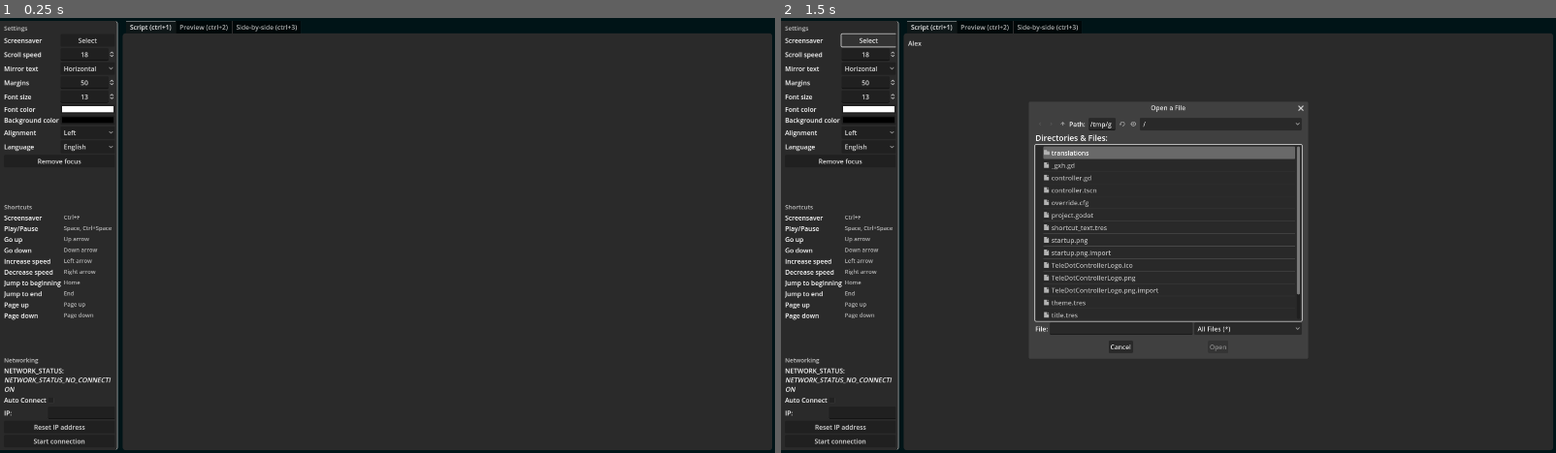
Above: before the commit, frames 1-2 (left to right).
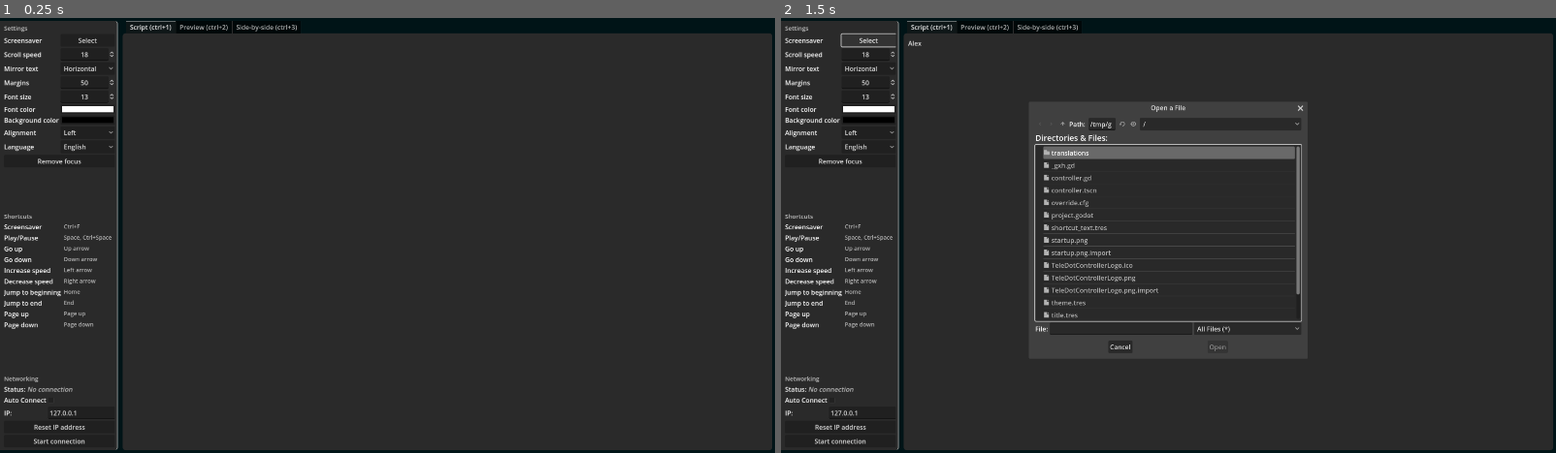
Above: after the commit, the same moments.

Repository: VoylinsGamedevJourney/teledot
Game: Godot game, scene res://controller.tscn
Same seed, same stepped clock (60 frames per second), same inputs: the game is played once before the commit and once after it.
Inputs (mouse positions are in pixels of both pictures, inside the frame that each line leads up to):
- Up to frame 1 (0.25 s): no input
- Up to frame 2 (1.5 s): click (1230, 239) at 0.52 s; type "Alex" at 0.6 s; click "Select" at 1.25 s

The runs differ from the first frame. In frame 1, 1.2% of the frame differs, in the area x 0-15%, y 42-92%; in frame 2, 1.4%, in the area x 0-68%, y 20-92%.
Error before the commit: Invalid type in function 'new' in base 'GDScript'. The Object-derived class of argument 1 (RichTextLabel) is not a subclass of the expected argument class. (re…

Commit message:
Code cleanup

Diff:
--- a/src_controller/controller.gd
+++ b/src_controller/controller.gd
@@ -1,5 +1,4 @@
 extends ColorRect
-
 ## TeleDot controller's job is to connect to the TeleDot view and
 ## send all necesarry data. This data includes commands and settings.
 ##
@@ -9,6 +8,10 @@
 
 enum LANGUAGE {ENGLISH, JAPANESE, FRENCH, CHINESE_TAIWAN}
 
+
+###############################################################
+## VARIABLES  #################################################
+
 # Paths:
 const SETTINGS_FILE := "user://settings"
 
@@ -20,9 +23,11 @@
 
 var preview_alignment := "left"
 
+###############################################################
+## FUNCTIONS  #################################################
 
 func _ready() -> void:
-	var version_check := VersionCheck.new(%UpdateAvailableLabel)
+	var _version_check := VersionCheck.new(self, %UpdateAvailableLabel)
 	# Hiding the screensaver incase it was visible when building.
 	$Screensaver.visible = false
 	load_settings()
@@ -106,136 +111,7 @@
 		%ScrollSpeedSpinBox.value += 1
 
 
-func connection_changed() -> void:
-	set_connection_text()
-	# Sending all necesarry data to view
-	if status == client.STATUS_CONNECTED:
-		send_command("change_script", %ScriptTextEdit.text)
-		var settings := FileAccess.open(SETTINGS_FILE, FileAccess.READ)
-		var settings_data: Dictionary = settings.get_var()
-		settings.close()
-		for setting in settings_data:
-			if setting in ["language", "ip", "auto_connect"]:
-				continue
-			send_command("change_%s" % setting, settings_data[setting])
-
-
-func set_connection_text(_status: int = status) -> void:
-	var text: Array = [tr("NETWORK_STATUS")]
-	match _status:
-		client.STATUS_NONE:
-			text.append_array(["gray", tr("NETWORK_STATUS_NO_CONNECTION")])
-		client.STATUS_ERROR:
-			text.append_array(["red", tr("NETWORK_STATUS_ERROR")])
-		client.STATUS_CONNECTING:
-			text.append_array(["purple", tr("NETWORK_STATUS_CONNECTING")])
-		client.STATUS_CONNECTED:
-			text.append_array(["green", tr("NETWORK_STATUS_CONNECTED")])
-		_:
-			text = ["red", _status]
-	%NetworkStatusLabel.text = "%s [i][color=%s]%s[/color][/i]" % text
-
-
-func send_command(key:String, value) -> void:
-	if client == null:
-		return
-	if client.get_status() == 2:
-		client.put_var([key,value])
-
-
-func _on_connection_button_pressed() -> void:
-	if client == null:
-		# Start connection
-		%ConnectionButton.text = "Stop connection"
-		status = client.STATUS_NONE
-		client = StreamPeerTCP.new()
-		client.connect_to_host(%IPLineEdit.text, PORT)
-	else:
-		# Stop connection
-		%ConnectionButton.text = "Start connection"
-		client = null
-		set_connection_text(client.STATUS_NONE)
-	get_viewport().gui_release_focus()
-
-
-func _on_alignment_option_item_selected(index: int) -> void:
-	match index:
-		0:
-			preview_alignment = "left"
-		1:
-			preview_alignment = "center"
-		2:
-			preview_alignment = "right"
-	var preview_text = "[_]%s[_]".replace('_', preview_alignment)
-	%sbsPreview.text = preview_text % %sbsTextEdit.text
-	%ScriptPreview.text = preview_text % %sbsTextEdit.text
-	save_setting("alignment", index)
-	send_command("change_alignment", index)
-
-
-func _on_mirror_option_button_item_selected(index: int) -> void:
-	save_setting("mirror", index)
-	send_command("change_mirror", index)
-
-
-func _on_font_color_picker_changed(_color: Color) -> void:
-	%sbsPreview.self_modulate = _color
-	%ScriptPreview.self_modulate = _color
-	save_setting("color_text", _color)
-	send_command("change_color_text", _color)
-
-
-func _on_background_color_picker_changed(_color: Color) -> void:
-	%PreviewBackground1.color = _color
-	%PreviewBackground2.color = _color
-	save_setting("color_background", _color)
-	send_command("change_color_background", _color)
-
-
-func _on_margin_spin_box_value_changed(value: float) -> void:
-	save_setting("margin", value)
-	send_command("change_margin", value)
-
-
-func _on_scroll_speed_spin_box_value_changed(value: float) -> void:
-	save_setting("scroll_speed", value)
-	send_command("change_scroll_speed", value)
-
-
-func _on_font_size_spin_box_value_changed(value: float) -> void:
-	save_setting("font_size", value)
-	send_command("change_font_size", value)
-
-
-func _on_language_option_button_item_selected(value: int) -> void:
-	save_setting("language", value)
-	set_language(value)
-
-
-func _on_auto_connect_button_toggled(button_pressed):
-	save_setting("auto_connect", button_pressed)
-	%IPLabel.visible = !button_pressed
-	%IPLineEdit.visible = !button_pressed
-	%ResetIP.visible = !button_pressed
-	if listener != null and !listener.is_bound() and listener.bind(PORT) != OK:
-		print("Failed to bind to: %s!" % PORT)
-
-
-func set_language(value:int) -> void:
-	match value:
-		LANGUAGE.ENGLISH:
-			TranslationServer.set_locale("en")
-		LANGUAGE.JAPANESE:
-			TranslationServer.set_locale("ja")
-		LANGUAGE.FRENCH:
-			TranslationServer.set_locale("fr")
-		LANGUAGE.CHINESE_TAIWAN:
-			TranslationServer.set_locale("zh_TW")
-	# Set tab translations correct
-	%ScriptPanel.get_child(0).name = "%s (ctrl+1)" % tr("TAB_SCRIPT")
-	%ScriptPanel.get_child(1).name = "%s (ctrl+2)" % tr("TAB_PREVIEW")
-	%ScriptPanel.get_child(2).name = "%s (ctrl+3)" % tr("TAB_SIDE_BY_SIDE")
-
+## SETTING FUNCTIONS  #############################################
 
 func save_setting(key: String, value) -> void:
 	var settings_file := FileAccess.open(SETTINGS_FILE, FileAccess.READ)
@@ -250,6 +126,8 @@
 	var settings_data: Dictionary = get_settings()
 	for setting in settings_data:
 		match setting:
+			"screensaver":
+				change_screensaver(settings_data[setting])
 			"alignment":
 				%AlignmentOptionButton.select(settings_data[setting])
 			"mirror":
@@ -308,35 +186,7 @@
 	return settings
 
 
-func get_default_ip() -> String:
-	for x in IP.get_local_addresses():
-		if x.count(".") == 3 and !x.begins_with("127"):
-			return x
-		else:
-			continue
-		break
-	return "127.0.0.1"
-
-
-func _on_script_tab_text_changed() -> void:
-	var preview_text = "[_]%s[_]".replace('_', preview_alignment)
-	%sbsTextEdit.text = %ScriptTextEdit.text
-	%sbsPreview.text = preview_text % %ScriptTextEdit.text
-	%ScriptPreview.text = preview_text % %ScriptTextEdit.text
-	%ScriptPreview.get_parent().scroll_horizontal = %ScriptTextEdit.get_parent().scroll_horizontal
-	%ScriptPreview.get_parent().scroll_vertical = %ScriptTextEdit.get_parent().scroll_vertical
-	send_command("change_script", %ScriptTextEdit.text)
-
-
-func _on_sbs_tab_text_changed() -> void:
-	var preview_text = "[_]%s[_]".replace('_', preview_alignment)
-	%ScriptTextEdit.text = %sbsTextEdit.text
-	%sbsPreview.text = preview_text % %sbsTextEdit.text
-	%ScriptPreview.text = preview_text % %sbsTextEdit.text
-	%ScriptPreview.get_parent().scroll_horizontal = %ScriptTextEdit.get_parent().scroll_horizontal
-	%ScriptPreview.get_parent().scroll_vertical = %ScriptTextEdit.get_parent().scroll_vertical
-	send_command("change_script", %ScriptTextEdit.text)
-
+## SETTING NODES  #############################################
 
 func _on_screen_saver_button_pressed() -> void:
 	var file_explorer := FileDialog.new()
@@ -350,14 +200,157 @@
 
 
 func change_screensaver(path: String) -> void:
+	save_setting("screensaver", path)
 	var tex := ImageTexture.new()
 	var image := Image.load_from_file(path)
 	tex.set_image(image)
 	$Screensaver/ScreensaverTexture.texture = tex
 
 
+func _on_alignment_option_item_selected(index: int) -> void:
+	match index:
+		0:
+			preview_alignment = "left"
+		1:
+			preview_alignment = "center"
+		2:
+			preview_alignment = "right"
+	var preview_text = "[_]%s[_]".replace('_', preview_alignment)
+	%sbsPreview.text = preview_text % %sbsTextEdit.text
+	%ScriptPreview.text = preview_text % %sbsTextEdit.text
+	save_setting("alignment", index)
+	send_command("change_alignment", index)
+
+
+func _on_mirror_option_button_item_selected(index: int) -> void:
+	save_setting("mirror", index)
+	send_command("change_mirror", index)
+
+
+func _on_font_color_picker_changed(_color: Color) -> void:
+	%sbsPreview.self_modulate = _color
+	%ScriptPreview.self_modulate = _color
+	save_setting("color_text", _color)
+	send_command("change_color_text", _color)
+
+
+func _on_background_color_picker_changed(_color: Color) -> void:
+	%PreviewBackground1.color = _color
+	%PreviewBackground2.color = _color
+	save_setting("color_background", _color)
+	send_command("change_color_background", _color)
+
+
+func _on_margin_spin_box_value_changed(value: float) -> void:
+	save_setting("margin", value)
+	send_command("change_margin", value)
+
+
+func _on_scroll_speed_spin_box_value_changed(value: float) -> void:
+	save_setting("scroll_speed", value)
+	send_command("change_scroll_speed", value)
+
+
+func _on_font_size_spin_box_value_changed(value: float) -> void:
+	save_setting("font_size", value)
+	send_command("change_font_size", value)
+
+
+func _on_language_option_button_item_selected(value: int) -> void:
+	save_setting("language", value)
+	set_language(value)
+
+
+func set_language(value:int) -> void:
+	match value:
+		LANGUAGE.ENGLISH:
+			TranslationServer.set_locale("en")
+		LANGUAGE.JAPANESE:
+			TranslationServer.set_locale("ja")
+		LANGUAGE.FRENCH:
+			TranslationServer.set_locale("fr")
+		LANGUAGE.CHINESE_TAIWAN:
+			TranslationServer.set_locale("zh_TW")
+	# Set tab translations correct
+	%ScriptPanel.get_child(0).name = "%s (ctrl+1)" % tr("TAB_SCRIPT")
+	%ScriptPanel.get_child(1).name = "%s (ctrl+2)" % tr("TAB_PREVIEW")
+	%ScriptPanel.get_child(2).name = "%s (ctrl+3)" % tr("TAB_SIDE_BY_SIDE")
+
+
 func _on_remove_focus_button_pressed(_e:int = 0) -> void:
 	get_viewport().gui_release_focus()
+
+## CONNECTION STUFF  #############################################
+
+func _on_connection_button_pressed() -> void:
+	if client == null:
+		# Start connection
+		%ConnectionButton.text = "Stop connection"
+		status = client.STATUS_NONE
+		client = StreamPeerTCP.new()
+		client.connect_to_host(%IPLineEdit.text, PORT)
+	else:
+		# Stop connection
+		%ConnectionButton.text = "Start connection"
+		client = null
+		set_connection_text(client.STATUS_NONE)
+	get_viewport().gui_release_focus()
+
+
+func _on_auto_connect_button_toggled(button_pressed):
+	save_setting("auto_connect", button_pressed)
+	%IPLabel.visible = !button_pressed
+	%IPLineEdit.visible = !button_pressed
+	%ResetIP.visible = !button_pressed
+	if listener != null and !listener.is_bound() and listener.bind(PORT) != OK:
+		print("Failed to bind to: %s!" % PORT)
+
+
+func get_default_ip() -> String:
+	for x in IP.get_local_addresses():
+		if x.count(".") == 3 and !x.begins_with("127"):
+			return x
+		else:
+			continue
+		break
+	return "127.0.0.1"
+
+
+func connection_changed() -> void:
+	set_connection_text()
+	# Sending all necesarry data to view
+	if status == client.STATUS_CONNECTED:
+		send_command("change_script", %ScriptTextEdit.text)
+		var settings := FileAccess.open(SETTINGS_FILE, FileAccess.READ)
+		var settings_data: Dictionary = settings.get_var()
+		settings.close()
+		for setting in settings_data:
+			if setting in ["language", "ip", "auto_connect"]:
+				continue
+			send_command("change_%s" % setting, settings_data[setting])
+
+
+func set_connection_text(_status: int = status) -> void:
+	var text: Array = [tr("NETWORK_STATUS")]
+	match _status:
+		client.STATUS_NONE:
+			text.append_array(["gray", tr("NETWORK_STATUS_NO_CONNECTION")])
+		client.STATUS_ERROR:
+			text.append_array(["red", tr("NETWORK_STATUS_ERROR")])
+		client.STATUS_CONNECTING:
+			text.append_array(["purple", tr("NETWORK_STATUS_CONNECTING")])
+		client.STATUS_CONNECTED:
+			text.append_array(["green", tr("NETWORK_STATUS_CONNECTED")])
+		_:
+			text = ["red", _status]
+	%NetworkStatusLabel.text = "%s [i][color=%s]%s[/color][/i]" % text
+
+
+func send_command(key:String, value) -> void:
+	if client == null:
+		return
+	if client.get_status() == 2:
+		client.put_var([key,value])
 
 
 func _on_ip_line_edit_text_submitted(_new_text: String) -> void:
@@ -369,20 +362,43 @@
 	save_setting("ip", new_text)
 
 
-func _on_update_available_label_meta_clicked(meta) -> void:
-	OS.shell_open(meta)
-
-
 func _on_reset_ip_pressed() -> void:
 	save_setting("ip", get_default_ip())
 	load_settings()
 
 
+func _on_ip_line_edit_focus_entered() -> void:
+	if listener.is_bound():
+		listener.close()
+
+## SCRIPT TEXT CHANGES  #######################################
+
+func _on_script_tab_text_changed() -> void:
+	var preview_text = "[_]%s[_]".replace('_', preview_alignment)
+	%sbsTextEdit.text = %ScriptTextEdit.text
+	%sbsPreview.text = preview_text % %ScriptTextEdit.text
+	%ScriptPreview.text = preview_text % %ScriptTextEdit.text
+	%ScriptPreview.get_parent().scroll_horizontal = %ScriptTextEdit.get_parent().scroll_horizontal
+	%ScriptPreview.get_parent().scroll_vertical = %ScriptTextEdit.get_parent().scroll_vertical
+	send_command("change_script", %ScriptTextEdit.text)
+
+
+func _on_sbs_tab_text_changed() -> void:
+	var preview_text = "[_]%s[_]".replace('_', preview_alignment)
+	%ScriptTextEdit.text = %sbsTextEdit.text
+	%sbsPreview.text = preview_text % %sbsTextEdit.text
+	%ScriptPreview.text = preview_text % %sbsTextEdit.text
+	%ScriptPreview.get_parent().scroll_horizontal = %ScriptTextEdit.get_parent().scroll_horizontal
+	%ScriptPreview.get_parent().scroll_vertical = %ScriptTextEdit.get_parent().scroll_vertical
+	send_command("change_script", %ScriptTextEdit.text)
+
+
+## OTHERS  ####################################################
+
+func _on_update_available_label_meta_clicked(meta) -> void:
+	OS.shell_open(meta)
+
+
 func _exit_tree():
 	if listener.is_bound():
 		listener.close()
-
-
-func _on_ip_line_edit_focus_entered() -> void:
-	if listener.is_bound():
-		listener.close()
--- a/src_controller/version_check.gd
+++ b/src_controller/version_check.gd
@@ -1,14 +1,14 @@
 class_name VersionCheck extends Node
 
 
-var update_label: Label
+var update_label: RichTextLabel
 
 
-func _init(_update_label: Label) -> void:
+func _init(control: Control, _update_label: RichTextLabel) -> void:
 	update_label = _update_label
 	const version_url := "https://raw.githubusercontent.com/voylin/TeleDot/master/src_controller/version.json"
 	var http_request := HTTPRequest.new()
-	add_child(http_request)
+	control.add_child(http_request)
 	http_request.request_completed.connect(self._check)
 	var error = http_request.request(version_url)
 	if error != OK:
